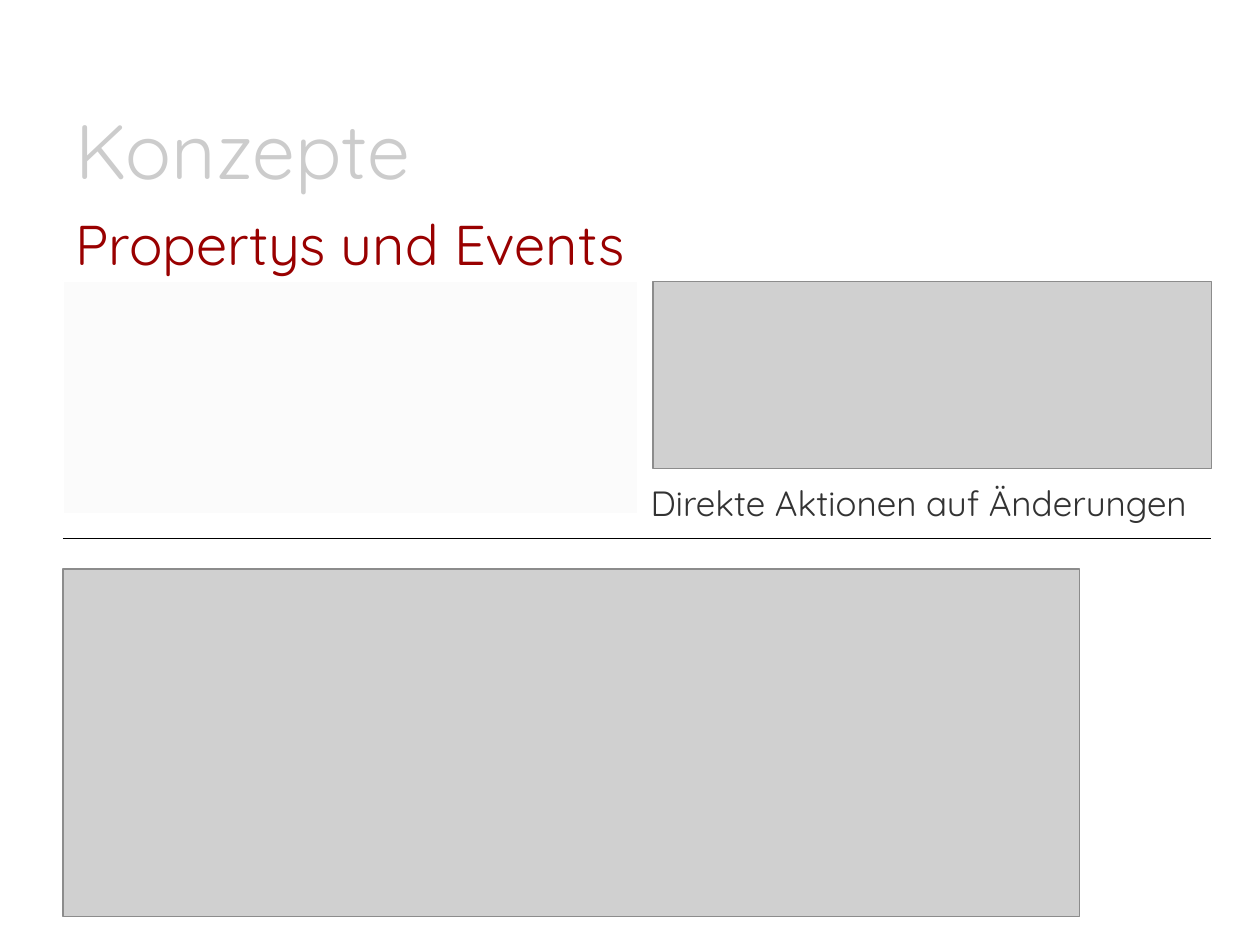
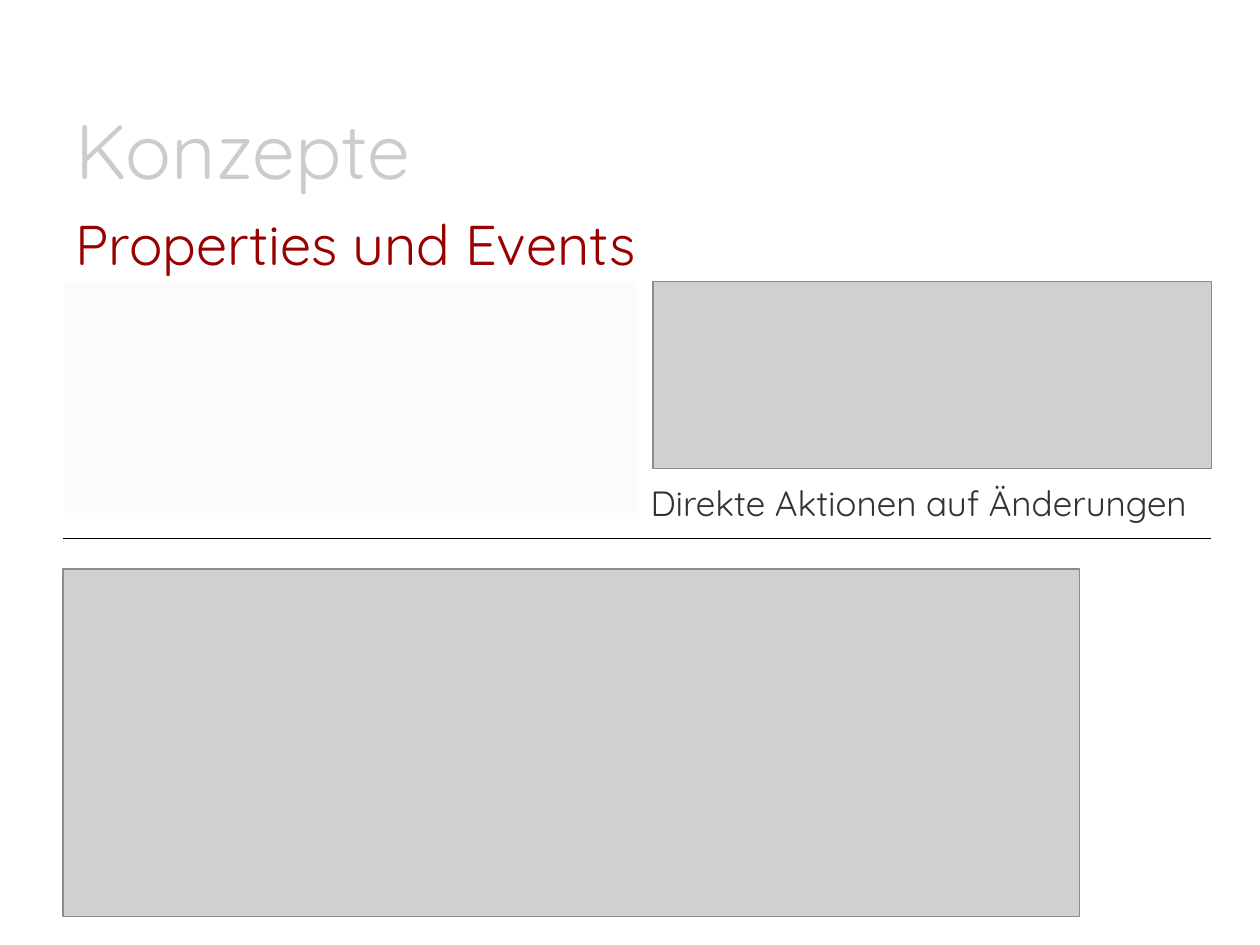
Before and after one commit to Morkunas/jfxusergroup, a slide deck: slide 12 of JavaFX-UserGroup.pptx (slide 13 before the commit). Drawn at 1260x945 pixels with LibreOffice and Linux fonts; fonts in the diff are those of the drawing; grey boxes stand for pictures; background and template pictures are left out. Boxes give left, top, right and bottom in pixels: in the first picture for what was removed or moved away, otherwise in the second. Text is boxed around its words. In the diff, an @@ line names an element or a change of style, - is before the commit and + after.

```diff
--- a/JavaFX-UserGroup.pptx
+++ b/JavaFX-UserGroup.pptx
@@ title at (76,223,636,276): text changed @@
-Propertys und Events
+Properties und Events
```
Also in this commit, not shown: 9 other slides changed, 1 slide added, 1 slide removed, 6 other files.
